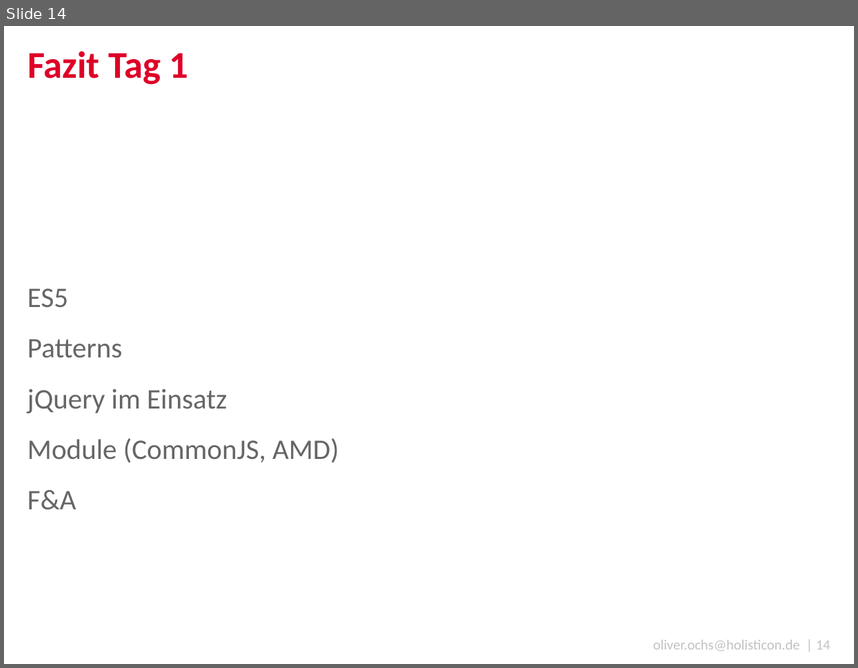
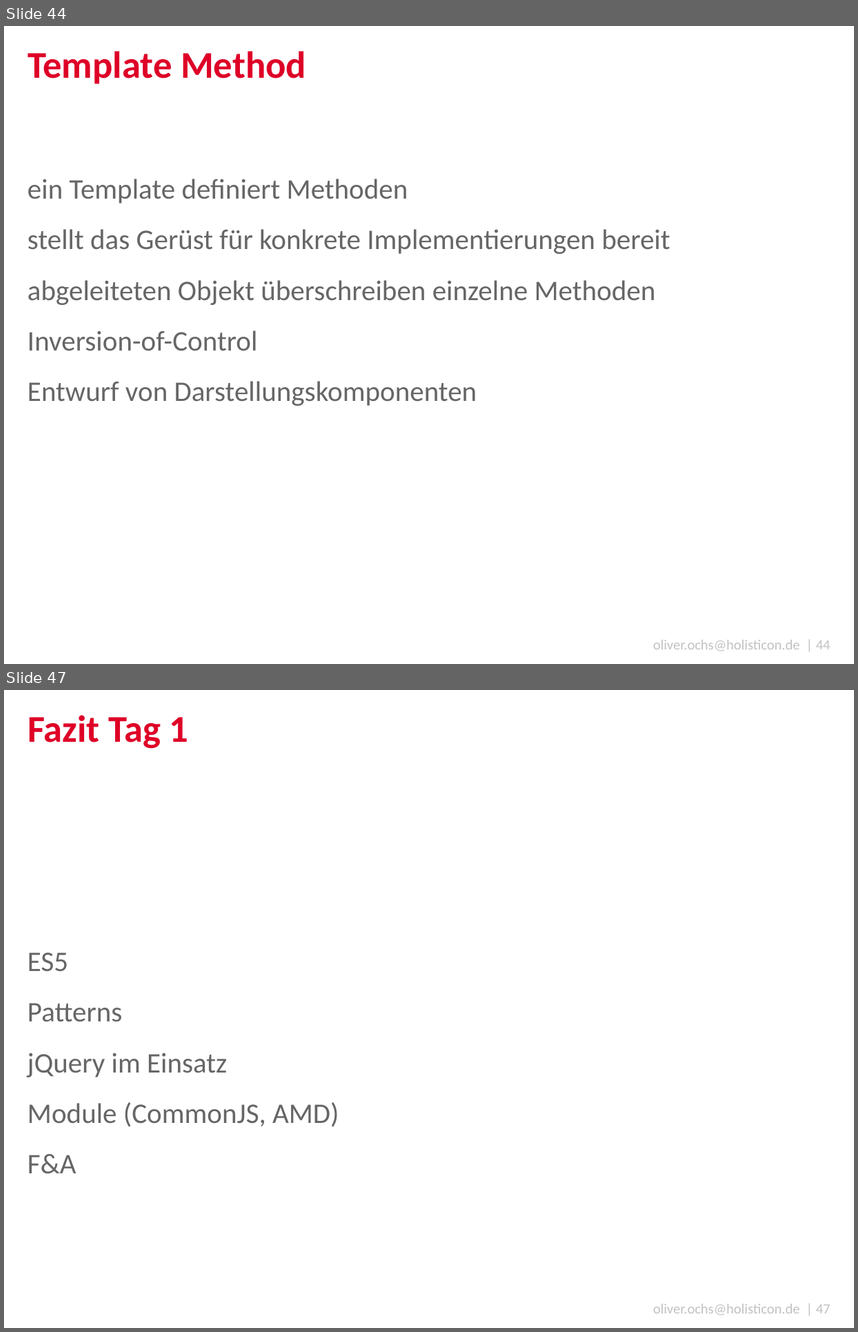
Before and after one commit to simonox/js-workshop, a slide deck: Tag 2.pptx. Shown one above the other, each under a label of ours: slide 14 before the commit, slides 44 and 47 after it; the slides between them are not shown. The pictures are 858x668 and 858x1332 pixels, drawn with LibreOffice and Linux fonts; fonts in the diff are those of the drawing; background and template pictures are left out. Boxes give left, top, right and bottom in pixels: in the first picture for what was removed or moved away, otherwise in the second. Text is boxed around its words. In the diff, an @@ line names an element or a change of style, - is before the commit and + after.

```diff
--- a/Tag 2.pptx
+++ b/Tag 2.pptx
@@ slide 44 added at bbox=[4, 26, 854, 664], background #FFFFFF; not listed: 1 template element that a slide beside it also shows @@
@@ title added at bbox=[27, 51, 306, 84], 32 pt, text #DE0027, bold @@
+Template Method
@@ text added at bbox=[27, 178, 670, 405], 24 pt, text #666666 @@
+ein Template definiert Methoden
+stellt das Gerüst für konkrete Implementierungen bereit
+abgeleiteten Objekt überschreiben einzelne Methoden
+Inversion-of-Control
+Entwurf von Darstellungskomponenten
@@ what was slide 14 is now slide 47 @@
@@ text at bbox=[653, 1303, 831, 1314]: text changed @@
-oliver.ochs@holisticon.de | 14
+oliver.ochs@holisticon.de | 47
```
Also in this commit, not shown: 32 other slides added.
